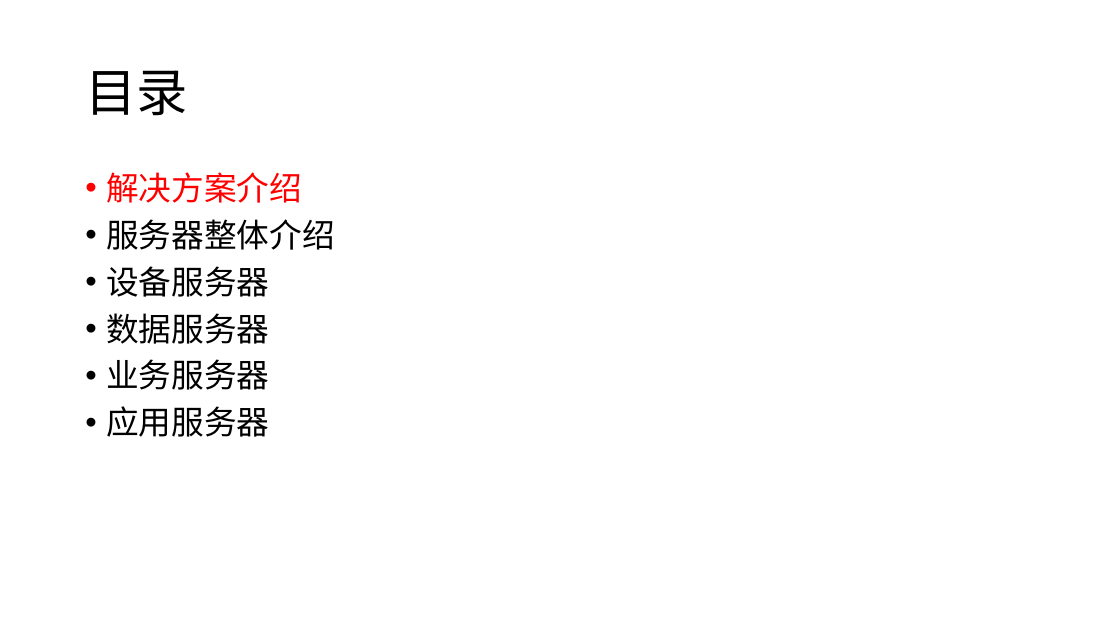
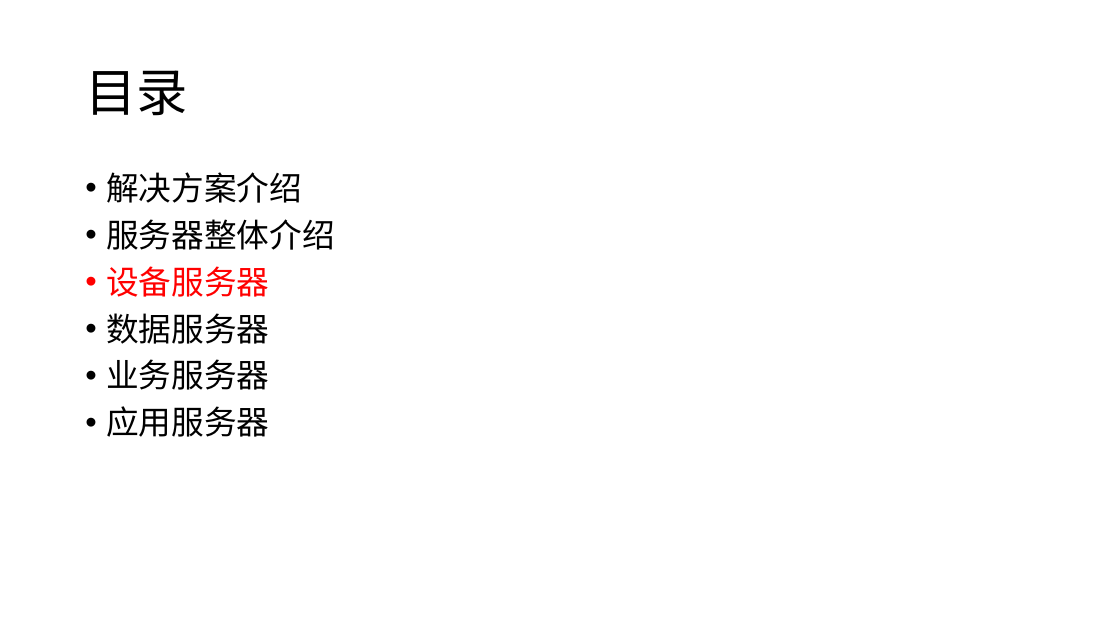
Before and after one commit to aishenhaowe/futurecity, a slide deck: slide 6 of Doc/FC－Server-Architecture.pptx. Drawn at 1120x630 pixels with LibreOffice and Linux fonts; fonts in the diff are those of the drawing. Boxes give left, top, right and bottom in pixels: in the first picture for what was removed or moved away, otherwise in the second. Text is boxed around its words. In the diff, an @@ line names an element or a change of style, - is before the commit and + after.

```diff
--- a/Doc/FC－Server-Architecture.pptx
+++ b/Doc/FC－Server-Architecture.pptx
@@ text at <box>106,172,302,297</box>: text colour #FF0000 to #000000 in "解决方案介绍"; text colour #000000 to #FF0000 in "设备服务器" @@
```
Also in this commit, not shown: 1 other slide changed, 1 slide added, 1 slide removed.
